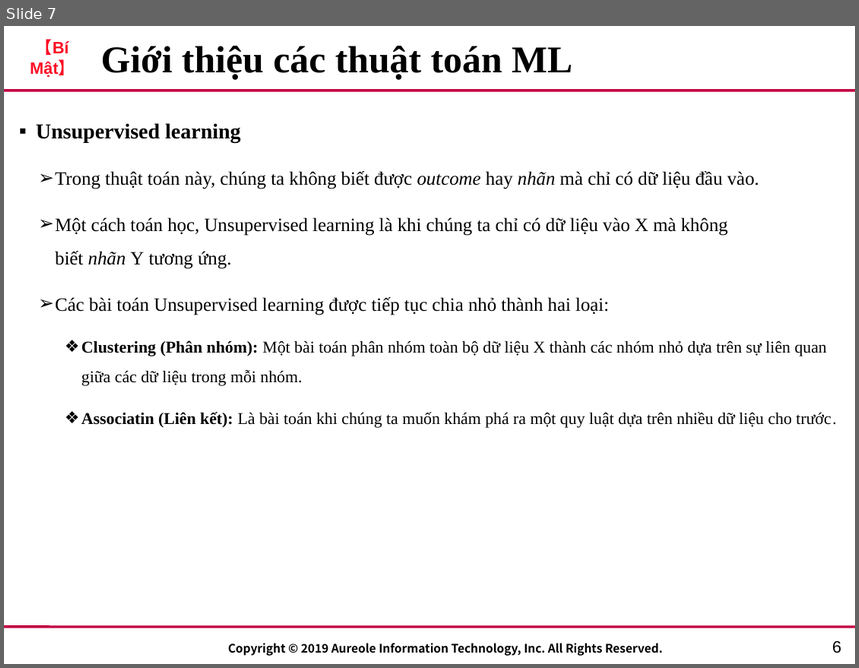
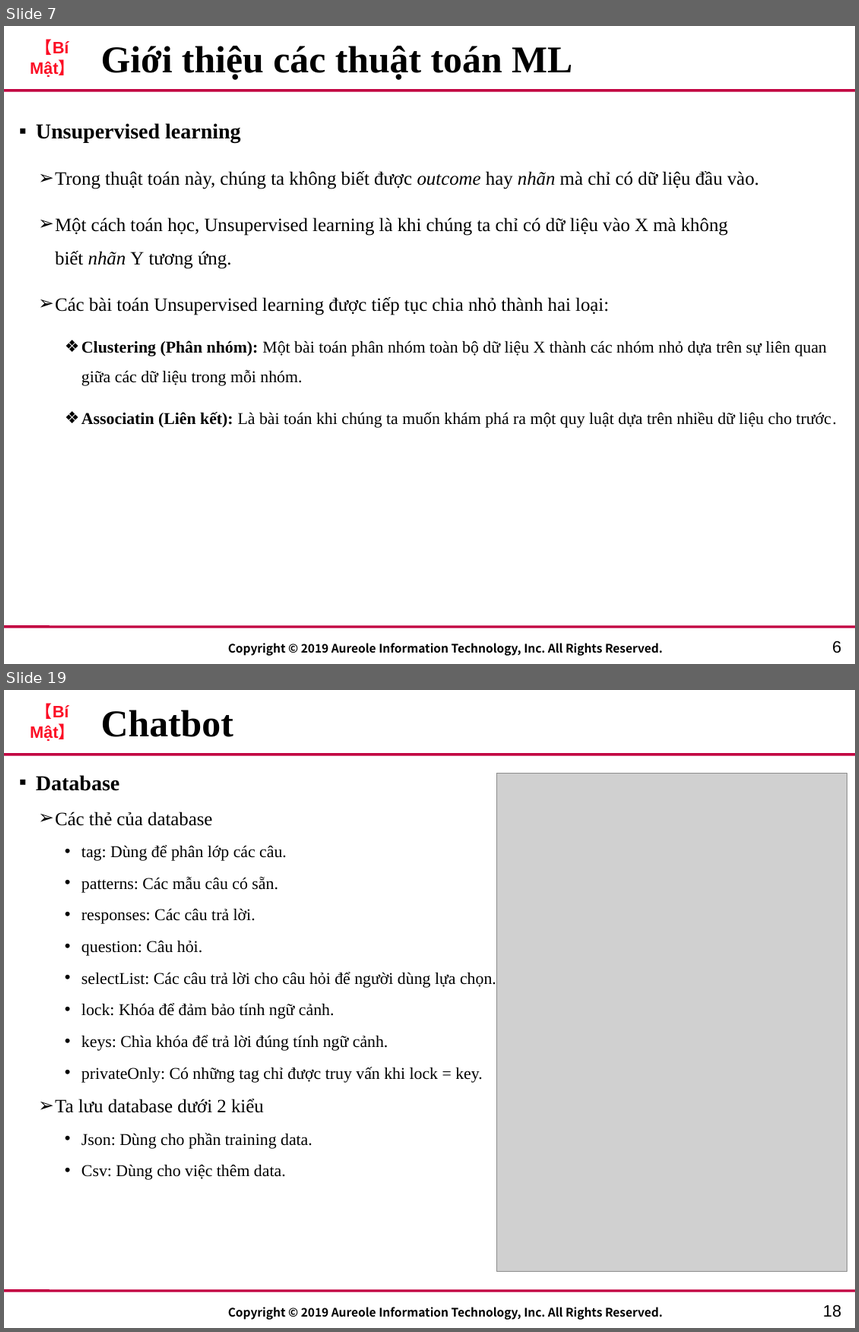
Before and after one commit to lucas2298/chat, a slide deck: AIT_Template.pptx. Shown one above the other, each under a label of ours: slide 7 before the commit, slides 7 and 19 after it; the slides between them are not shown. The pictures are 859x668 and 859x1332 pixels, drawn with LibreOffice and Linux fonts; fonts in the diff are those of the drawing; grey boxes stand for pictures; background and template pictures are left out. Boxes give left, top, right and bottom in pixels: in the first picture for what was removed or moved away, otherwise in the second. Text is boxed around its words. In the diff, an @@ line names an element or a change of style, - is before the commit and + after.

```diff
--- a/AIT_Template.pptx
+++ b/AIT_Template.pptx
@@ slide 19 added at (4, 690, 855, 1328), background #FFFFFF; not listed: 4 template elements that a slide beside it also shows @@
@@ title added at (101, 710, 234, 737), 32 pt, text #000000, bold @@
+Chatbot
@@ text added at (36, 775, 496, 1180), 14 pt, text #000000 @@
+▪ Database
+  ➢ Các thẻ của database
+    • tag: Dùng để phân lớp các câu.
+    • patterns: Các mẫu câu có sẵn.
+    • responses: Các câu trả lời.
+    • question: Câu hỏi.
+    • selectList: Các câu trả lời cho câu hỏi để người dùng lựa chọn.
+    • lock: Khóa để đảm bảo tính ngữ cảnh.
+    • keys: Chìa khóa để trả lời đúng tính ngữ cảnh.
+    • privateOnly: Có những tag chỉ được truy vấn khi lock = key.
+  ➢ Ta lưu database dưới 2 kiểu
+    • Json: Dùng cho phần training data.
+    • Csv: Dùng cho việc thêm data.
@@ picture added at (496, 774, 848, 1272) @@
@@ page number added at (823, 1305, 842, 1318), 14 pt, text #000000 @@
+18
```
Also in this commit, not shown: 3 slides changed, 12 other slides added, 2 slides removed, 6 other files.
